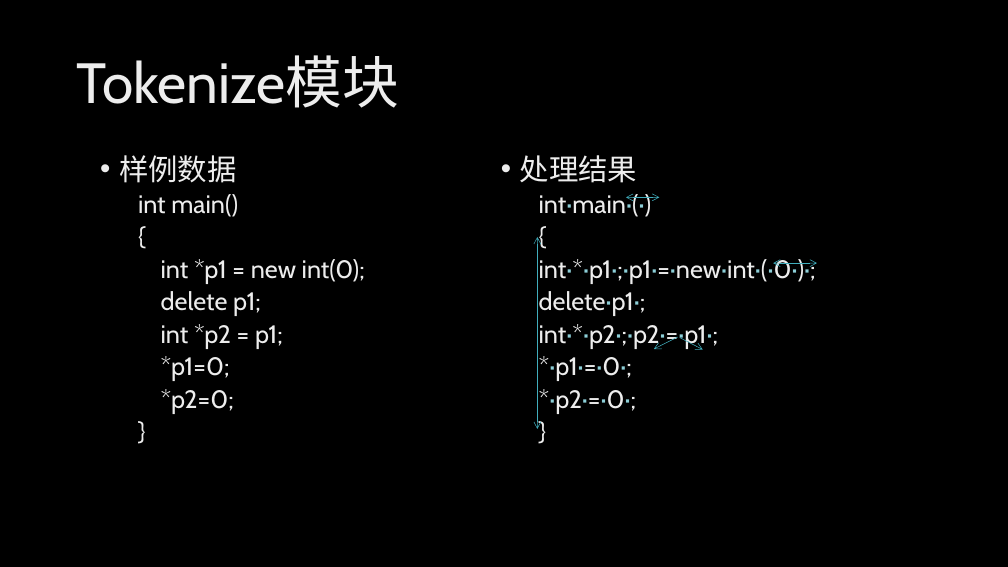
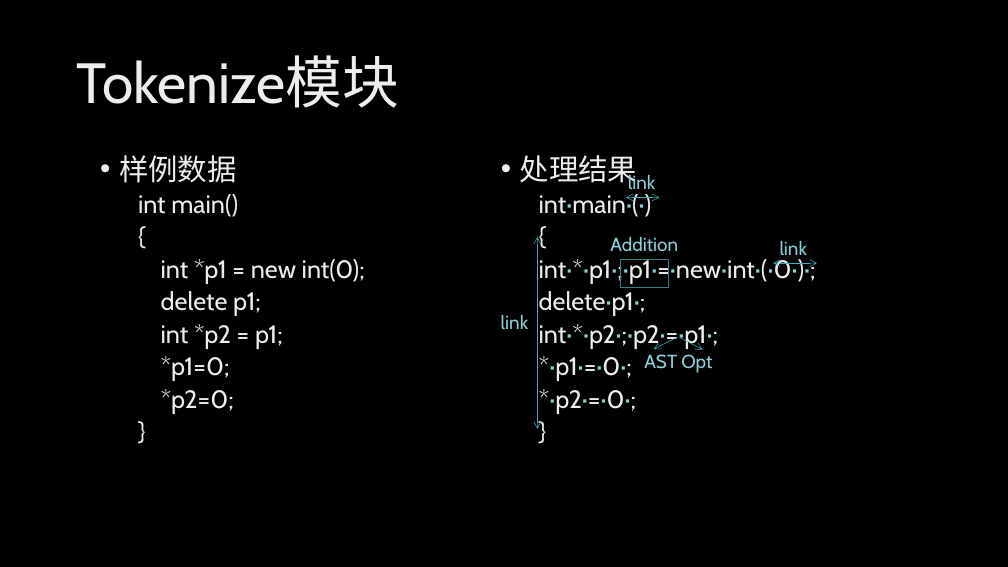
Before and after one commit to HSCppcheck/Cppcheck, a slide deck: slide 11 of 样例测试结果_2.pptx. Drawn at 1008x567 pixels with LibreOffice and Linux fonts; fonts in the diff are those of the drawing; background and template pictures are left out. Boxes give left, top, right and bottom in pixels: in the first picture for what was removed or moved away, otherwise in the second. Text is boxed around its words. In the diff, an @@ line names an element or a change of style, - is before the commit and + after.

```diff
--- a/样例测试结果_2.pptx
+++ b/样例测试结果_2.pptx
@@ text added at (x1=628, y1=175, x2=655, y2=194), 18 pt, text #8DCFD8 @@
+link
@@ text added at (x1=610, y1=237, x2=678, y2=251), 18 pt, text #8DCFD8 @@
+Addition
@@ rectangle added at (x1=621, y1=259, x2=668, y2=287), outline #30818C 1 pt @@
@@ text added at (x1=780, y1=241, x2=807, y2=260), 18 pt, text #8DCFD8 @@
+link
@@ text added at (x1=501, y1=315, x2=528, y2=329), 18 pt, text #8DCFD8 @@
+link
@@ text added at (x1=644, y1=354, x2=712, y2=373), 18 pt, text #8DCFD8 @@
+AST Opt
```
Also in this commit, not shown: 4 slides added.
